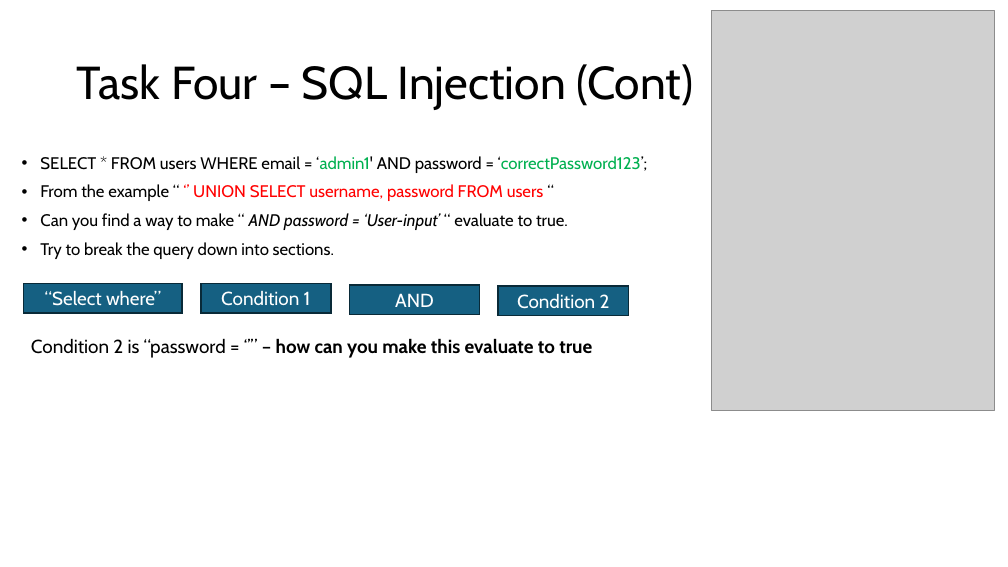
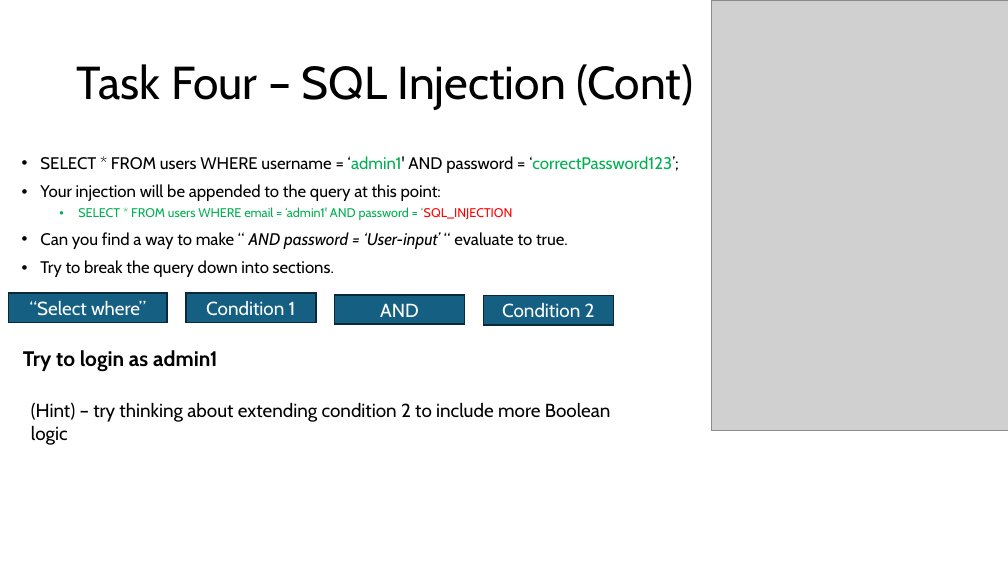
Before and after one commit to dom668/hackerBingo, a slide deck: slide 13 of Slides/special project slides.pptx. Drawn at 1008x567 pixels with LibreOffice and Linux fonts; fonts in the diff are those of the drawing; grey boxes stand for pictures. Boxes give left, top, right and bottom in pixels: in the first picture for what was removed or moved away, otherwise in the second. Text is boxed around its words. In the diff, an @@ line names an element or a change of style, - is before the commit and + after.

```diff
--- a/Slides/special project slides.pptx
+++ b/Slides/special project slides.pptx
@@ picture: place and size @@
-picture at box(712, 10, 994, 411)
+picture at box(712, 0, 1008, 430)
@@ text at box(40, 156, 679, 220): text changed @@
-• SELECT * FROM users WHERE email = ‘admin1' AND password = ‘correctPassword123’;
-• From the example “ ‘’ UNION SELECT username, password FROM users “
+• SELECT * FROM users WHERE username = ‘admin1' AND password = ‘correctPassword123’;
+• Your injection will be appended to the query at this point:
+  • SELECT * FROM users WHERE email = ‘admin1' AND password = ‘SQL_INJECTION
@@ 4 rectangles: place and size @@
-4 rectangles at box(23, 284, 628, 315)
+4 rectangles at box(8, 293, 613, 325)
@@ text at box(23, 350, 218, 372): text changed; size 18 to 20 pt @@
-Condition 2 is “password = ‘’” – how can you make this evaluate to true
+Try to login as admin1
@@ text added at box(31, 402, 611, 445), 18 pt, text #000000 @@
+(Hint) – try thinking about extending condition 2 to include more Boolean logic
```
Also in this commit, not shown: 1 other slide changed, 2 slides added, 2 slides removed.
